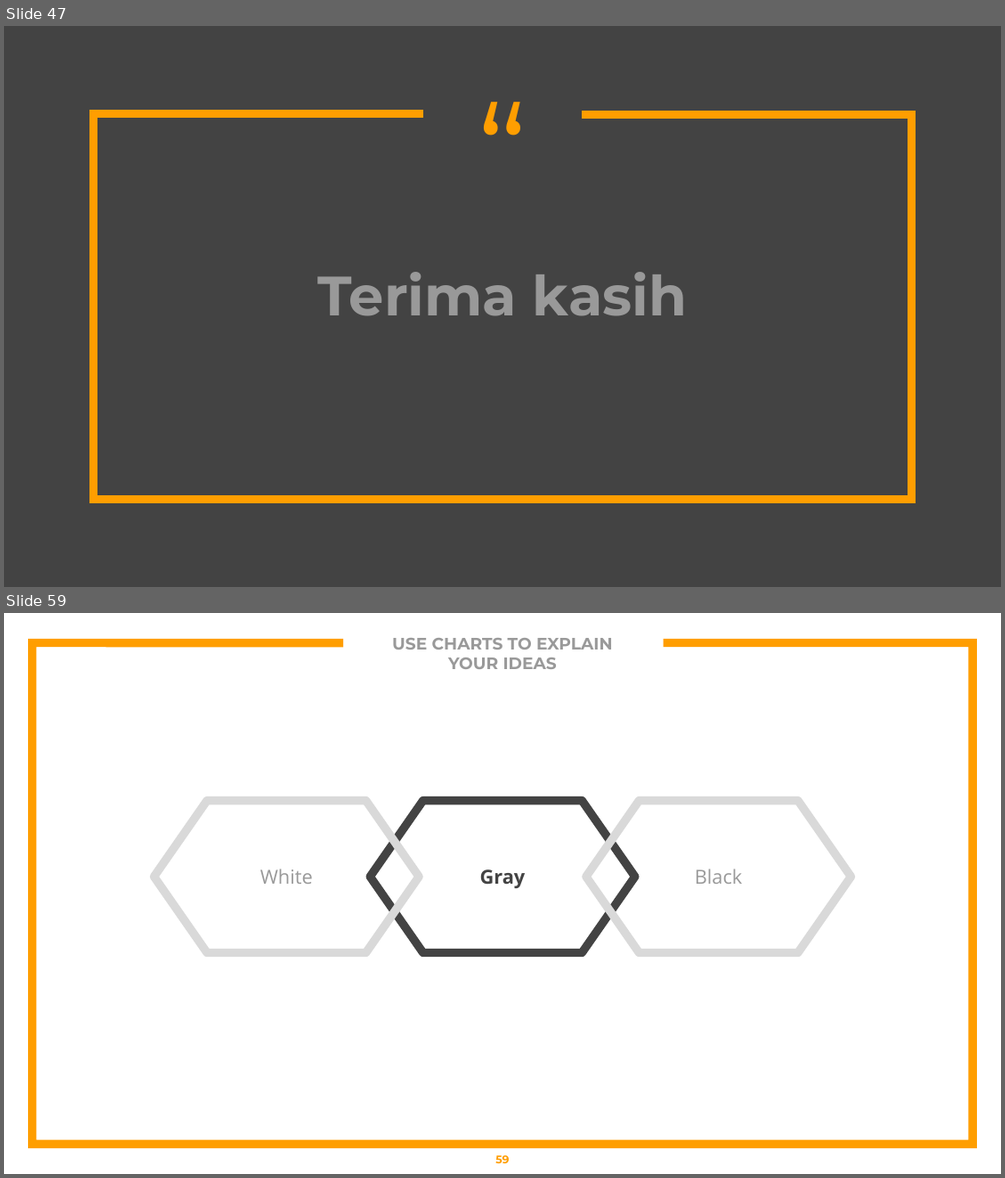
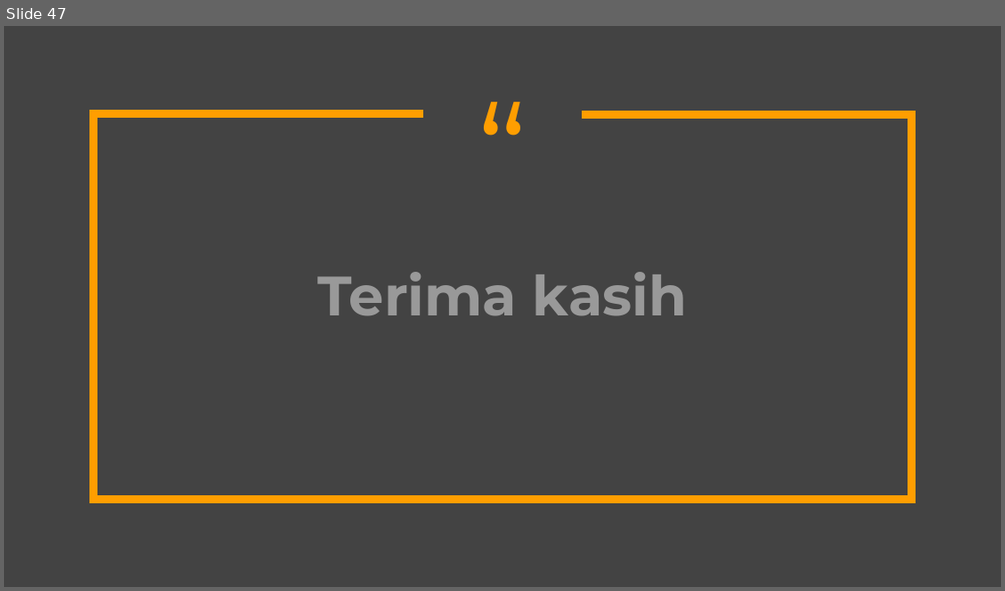
Before and after one commit to bagusco/R-OJK, a slide deck: Regresi OJK.pptx. Shown one above the other, each under a label of ours: slides 47 and 59 before the commit, slide 47 after it; the slides between them are not shown. The pictures are 1005x1178 and 1005x591 pixels, drawn with LibreOffice and Linux fonts; fonts in the diff are those of the drawing. Boxes give left, top, right and bottom in pixels: in the first picture for what was removed or moved away, otherwise in the second. Text is boxed around its words. In the diff, an @@ line names an element or a change of style, - is before the commit and + after.

```diff
--- a/Regresi OJK.pptx
+++ b/Regresi OJK.pptx
@@ slide 59 removed at <box>4,613,1001,1174</box>, background #FFFFFF @@
@@ title removed at <box>392,638,613,669</box> @@
-USE CHARTS TO EXPLAIN
-YOUR IDEAS
@@ freeform shape removed at <box>32,643,972,1144</box> @@
@@ flow chart preparation removed at <box>154,801,419,953</box> @@
-White
@@ flow chart preparation removed at <box>370,801,635,953</box> @@
-Gray
@@ flow chart preparation removed at <box>586,801,851,953</box> @@
-Black
@@ page number removed at <box>495,1155,509,1163</box> @@
-59
```
Also in this commit, not shown: 1 slide changed, 27 other slides removed.
